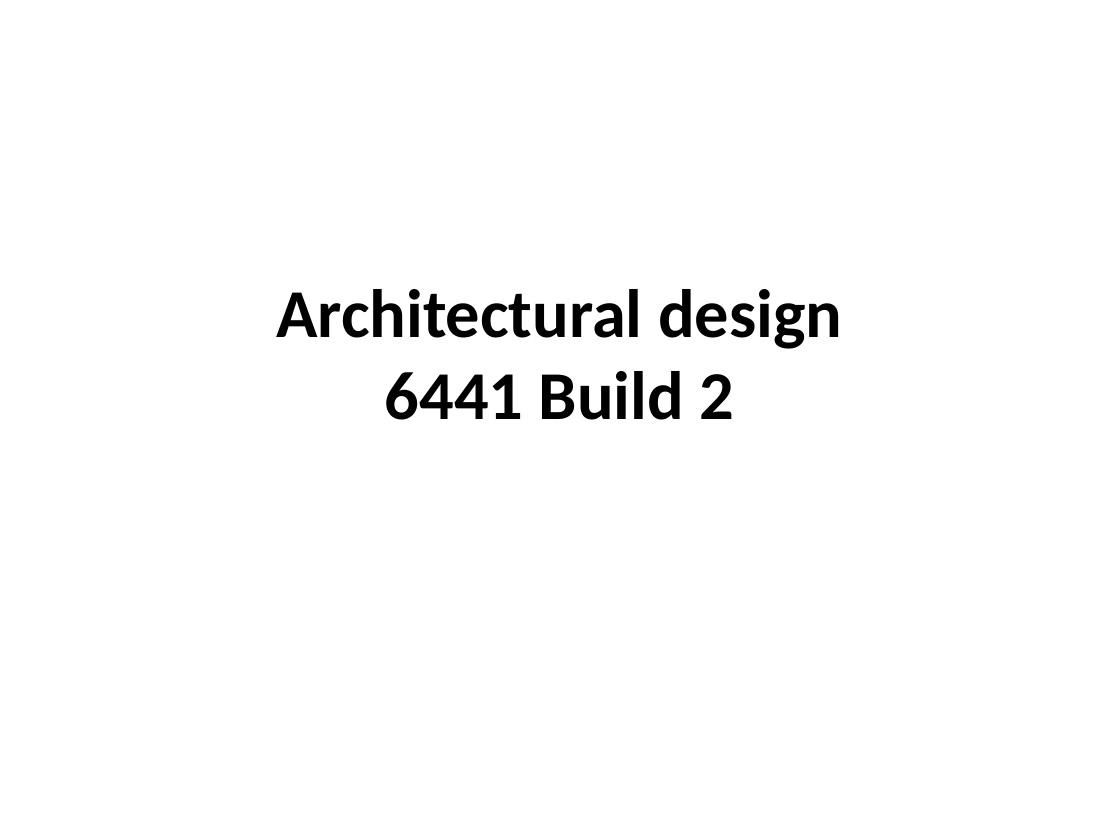
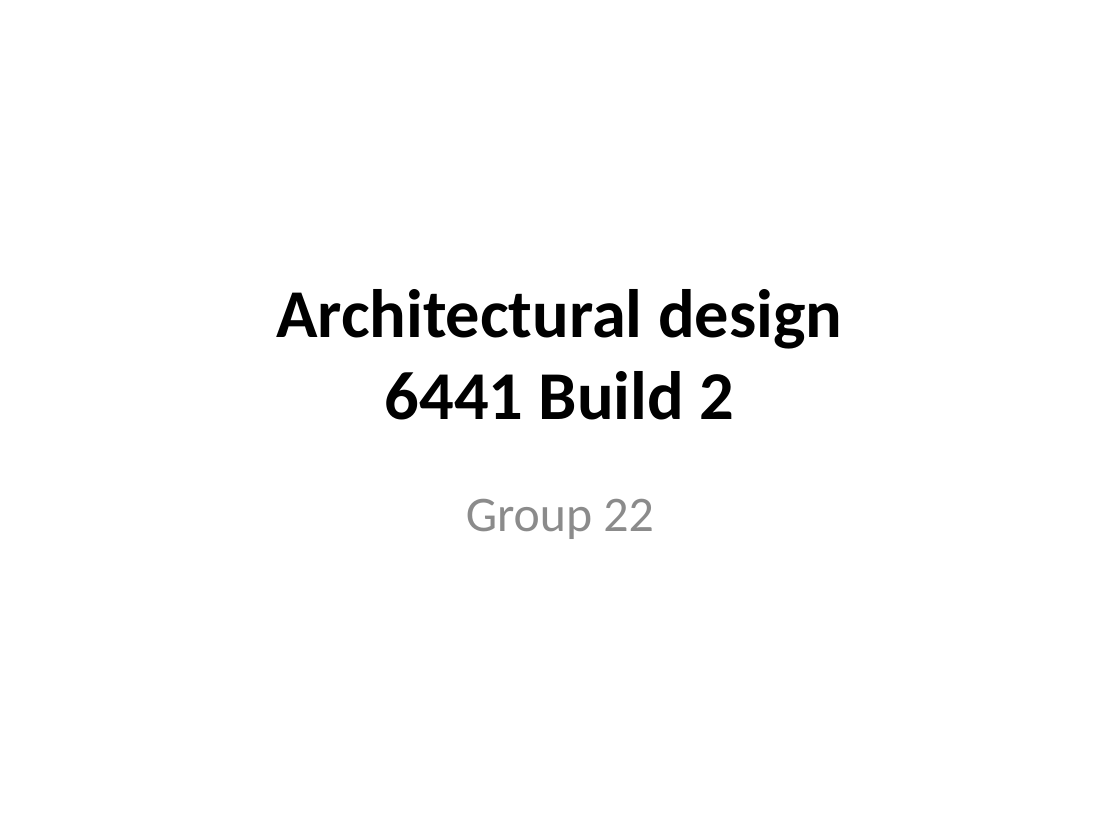
Before and after one commit to derekherbert/Warzone, a slide deck: slide 1 of doc/design/build2/Architectural design.pptx. Drawn at 1120x840 pixels with LibreOffice and Linux fonts; fonts in the diff are those of the drawing. Boxes give left, top, right and bottom in pixels: in the first picture for what was removed or moved away, otherwise in the second. Text is boxed around its words. In the diff, an @@ line names an element or a change of style, - is before the commit and + after.

```diff
--- a/doc/design/build2/Architectural design.pptx
+++ b/doc/design/build2/Architectural design.pptx
@@ subtitle added at [466,499,653,539], 32 pt, text #8C8C8C @@
+Group 22
```
Also in this commit, not shown: 4 slides added, 4 slides removed, 6 other files.
